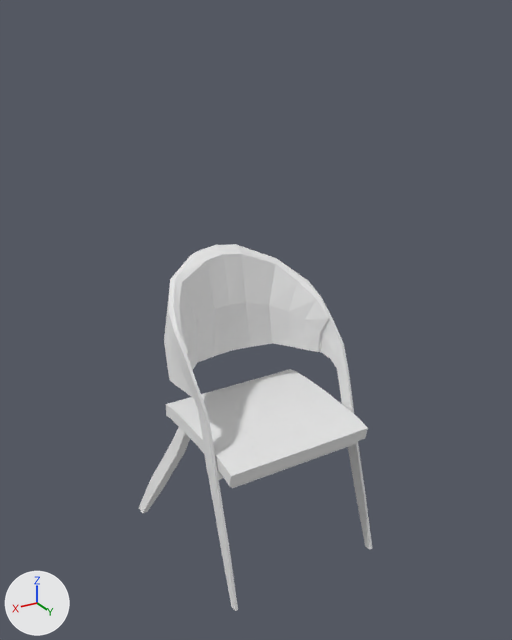
Two versions of the Blender file Last-Unity-Project/Assets/Prefabs/Objects/chairfractured.blend, one commit apart.
Before and after are seen from a 50 mm lens placed at (9.86, 16.7, 7.64), pointed at (0.38, 0.91, -0.26). Lighting does not change. The marker at lower left points along +X, +Y and +Z. The same objects are shown in both versions, whatever each file hides.

Objects in the first picture: 'Cube_cell.003', 'Cube_cell.004', 'Cube_cell.005'.
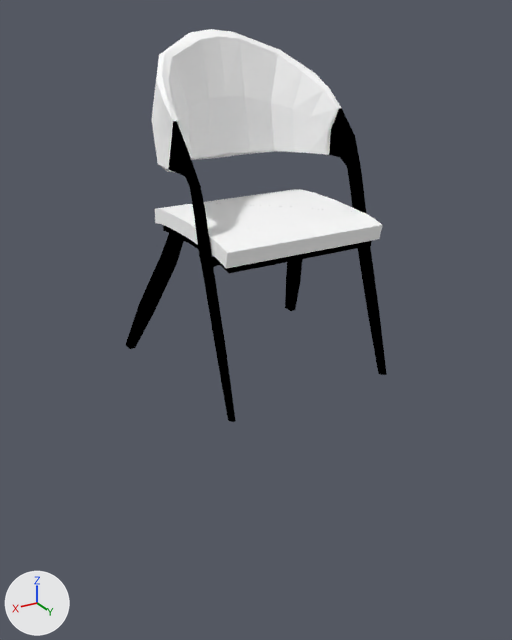
Patch to the scene script:
```diff
--- a/Last-Unity-Project/Assets/Prefabs/Objects/chairfractured.blend.py
+++ b/Last-Unity-Project/Assets/Prefabs/Objects/chairfractured.blend.py
@@ mat_cushions @@
+mat_cushions = diffuse_material('cushions')
+mat_cushions.base_color = (1.0, 1.0, 1.0)  # white #ffffff
@@ mat_plastic_002 @@
+mat_plastic_002 = diffuse_material('plastic.002')
+mat_plastic_002.base_color = (0.0, 0.0, 0.0)  # black #000000
@@ mat_plastic @@
+mat_plastic = diffuse_material('plastic')
+mat_plastic.base_color = (0.0, 0.0, 0.0)  # black #000000
@@ mat_plastic_001 @@
+mat_plastic_001 = diffuse_material('plastic.001')
+mat_plastic_001.base_color = (0.0, 0.0, 0.0)  # black #000000
@@ me_cube_cell_002 @@
 me_cube_cell_002.from_pydata(...)  # 217 vertices, 152 faces; spans x -1.65..2.92, y -2.16..2.38, z -4.99..3.8
 # used by ob_cube_cell_005; location = (-1.0, 0.22, -2.52)
+# me_cube_cell_002 part 1: 88 of the faces centred in x -1.19..2.64, y -2.04..2.15, z -1.85..3.68 switch from mat_material_001 (white #e7e7e7) to mat_cushions (white #ffffff)
+# me_cube_cell_002 part 2: 59 of the faces centred in x -1.16..2.05, y -1.15..2.25, z -2.89..1.56 switch from mat_material_001 (white #e7e7e7) to mat_plastic_001 (black #000000)
+# me_cube_cell_002 part 3: 5 of the faces centred in x -1.57..-1.28, y -1.98..-1.47, z -4.98..-4.25 switch from mat_material_001 (white #e7e7e7) to mat_plastic_001 (black #000000)
@@ me_cube_cell_001 @@
 me_cube_cell_001.from_pydata(...)  # 195 vertices, 135 faces; spans x -1.53..0.97, y -2.94..2.71, z -4.49..3.84
 # used by ob_cube_cell_004; location = (2.29, 1.0, -3.01)
+# me_cube_cell_001 part 4: 59 of the faces centred in x -1.23..0.51, y -2.08..2.24, z -1.88..3.78 switch from mat_material_001 (white #e7e7e7) to mat_cushions (white #ffffff)
+# me_cube_cell_001 part 5: 70 of the faces centred in x -0.77..0.83, y -2.63..2.07, z -3.84..2.05 switch from mat_material_001 (white #e7e7e7) to mat_plastic (black #000000)
+# me_cube_cell_001 part 6: 4 of the faces centred in x 0.34..0.42, y 2.33..2.59, z -4.44..-3.56 switch from mat_material_001 (white #e7e7e7) to mat_plastic (black #000000)
@@ me_cube_cell_000 @@
 me_cube_cell_000.from_pydata(...)  # 91 vertices, 41 faces; spans x -1.11..2.67, y -2.37..1.14, z -3.52..0.91
 # used by ob_cube_cell_003; location = (-1.0, 2.57, -3.96)
+# me_cube_cell_000 part 7: 13 of the faces centred in x -1.01..2.33, y -0.62..0.67, z 0.26..0.86 switch from mat_material_001 (white #e7e7e7) to mat_cushions (white #ffffff)
+# me_cube_cell_000 part 8: 2 of the faces centred in x 1.58..1.81, y -2.34..-1.83, z 0.91 switch from mat_material_001 (white #e7e7e7) to mat_cushions (white #ffffff)
+# me_cube_cell_000 part 9: 19 of the faces centred in x -1.08..0.97, y -0.58..0.5, z -0.83..0.46 switch from mat_material_001 (white #e7e7e7) to mat_plastic_002 (black #000000)
+# me_cube_cell_000 part 10: 3 of the faces centred in x -1.1..-1.02, y 0.76..0.91, z -2.66..-2.61 switch from mat_material_001 (white #e7e7e7) to mat_plastic_002 (black #000000)
@@ ob_cube_cell_005 @@
 ob_cube_cell_005 = bpy.data.objects.new('Cube_cell.005', me_cube_cell_002)
-ob_cube_cell_005.location = (-1.0, 0.22, -2.52)
+ob_cube_cell_005.location = (-1.0, 0.22, 3.5)
@@ ob_cube_cell_004 @@
 ob_cube_cell_004 = bpy.data.objects.new('Cube_cell.004', me_cube_cell_001)
-ob_cube_cell_004.location = (2.29, 1.0, -3.01)
+ob_cube_cell_004.location = (2.29, 1.0, 3.0)
@@ ob_cube_cell_003 @@
 ob_cube_cell_003 = bpy.data.objects.new('Cube_cell.003', me_cube_cell_000)
-ob_cube_cell_003.location = (-1.0, 2.57, -3.96)
+ob_cube_cell_003.location = (-1.0, 2.57, 2.05)
```

Location of each change, [x1, y1, x2, y2] in pixels of the pictures (512 x 640 px):
'Cube_cell.005', recoloured, moved
    before: [174, 244, 354, 457]
    after: [165, 29, 366, 311]
'Cube_cell.004', recoloured, moved
    before: [139, 274, 262, 611]
    after: [126, 50, 263, 422]
'Cube_cell.003', recoloured, moved
    before: [231, 400, 372, 550]
    after: [229, 205, 387, 375]
part 1 of me_cube_cell_002, recoloured
    before: [174, 244, 351, 412]
    after: [165, 29, 363, 213]
part 2 of me_cube_cell_002, recoloured
    before: [212, 317, 354, 457]
    after: [280, 108, 366, 283]
part 3 of me_cube_cell_002, recoloured
    after: [285, 274, 300, 311]
part 4 of me_cube_cell_001, recoloured
    before: [164, 274, 262, 487]
    after: [151, 50, 263, 268]
part 5 of me_cube_cell_001, recoloured
    before: [139, 354, 262, 552]
    after: [126, 121, 262, 352]
part 6 of me_cube_cell_001, recoloured
    before: [221, 548, 238, 611]
    after: [216, 351, 236, 422]
part 7 of me_cube_cell_000, recoloured
    before: [236, 404, 368, 475]
    after: [237, 207, 382, 261]
part 8 of me_cube_cell_000, recoloured
    before: [231, 400, 284, 418]
    after: [229, 205, 283, 214]
part 9 of me_cube_cell_000, recoloured
    before: [261, 441, 366, 497]
    after: [262, 241, 379, 313]
part 10 of me_cube_cell_000, recoloured
    before: [356, 494, 372, 550]
    after: [368, 313, 387, 375]
